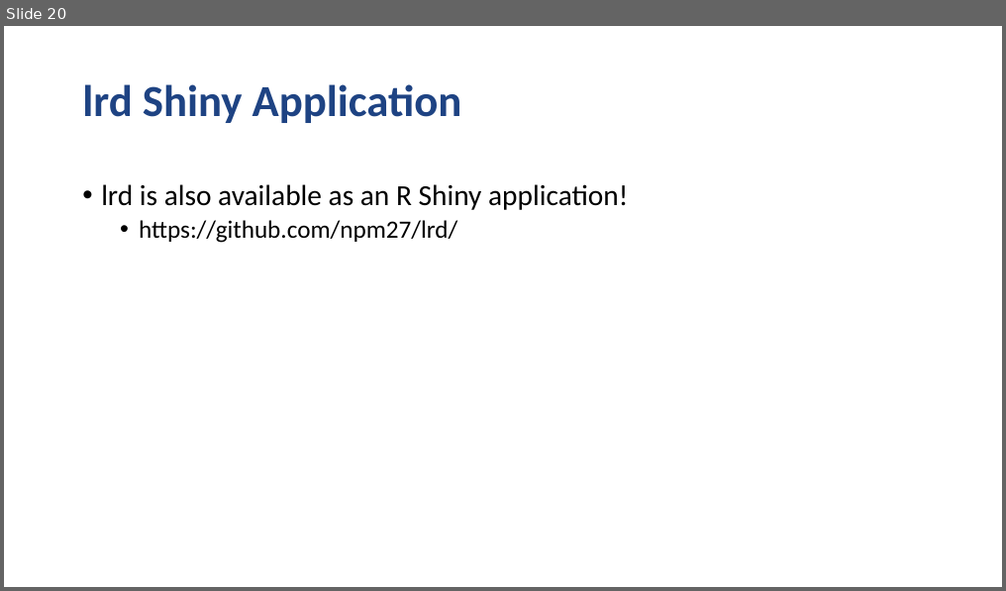
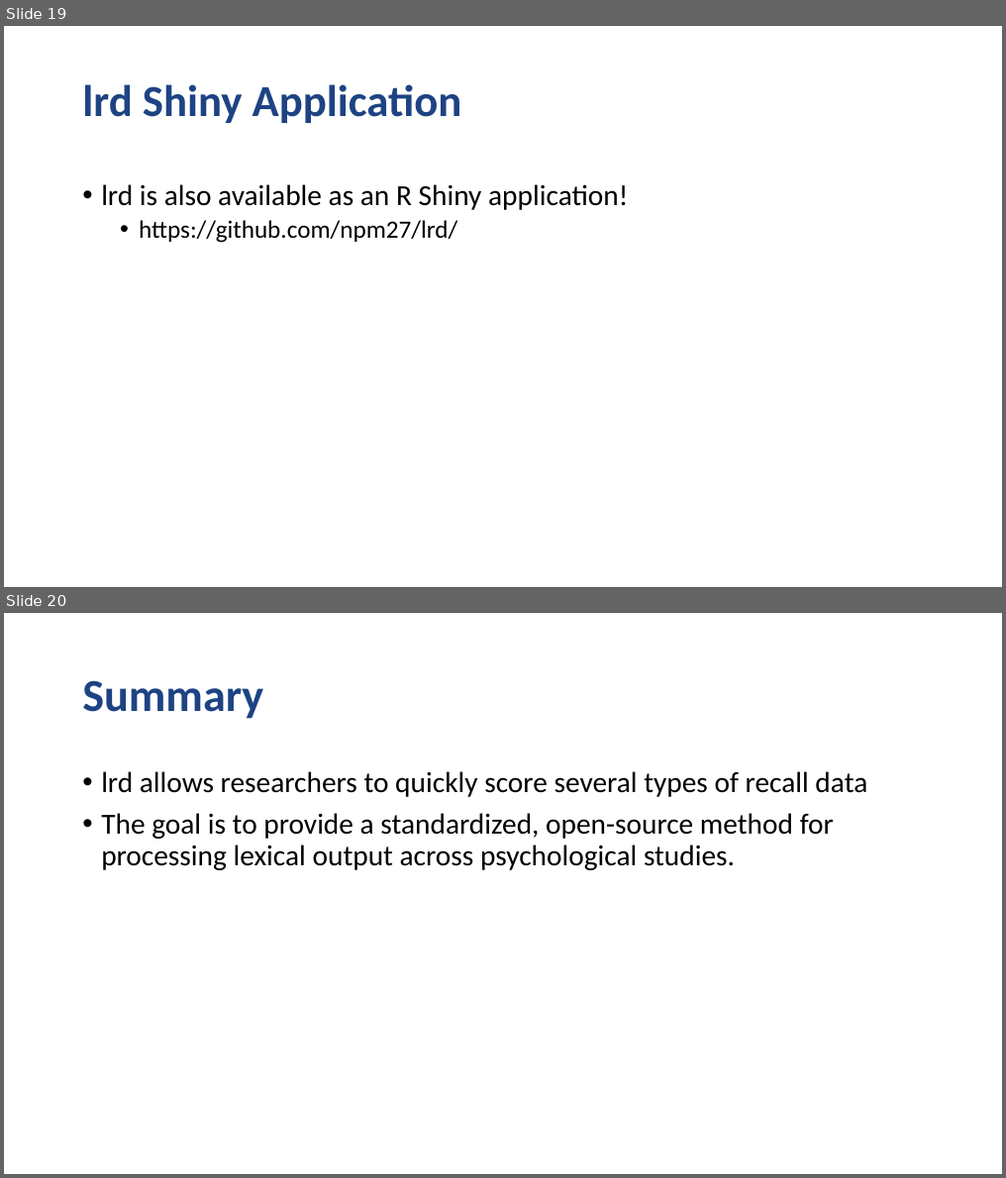
Before and after one commit to npm27/lrd-analysis, a slide deck: Presentations/SCiP 2020.pptx. Shown one above the other, each under a label of ours: slide 20 before the commit, slides 19 and 20 after it. The pictures are 1006x591 and 1006x1178 pixels, drawn with LibreOffice and Linux fonts; fonts in the diff are those of the drawing. Boxes give left, top, right and bottom in pixels: in the first picture for what was removed or moved away, otherwise in the second. Text is boxed around its words. In the diff, an @@ line names an element or a change of style, - is before the commit and + after.

```diff
--- a/Presentations/SCiP 2020.pptx
+++ b/Presentations/SCiP 2020.pptx
@@ slide 20 added at [4,613,1002,1174], background #FFFFFF @@
@@ title added at [82,680,263,719], 33 pt, text #1E4383, bold @@
+Summary
@@ text added at [101,771,867,870], 21 pt, text #000000 @@
+• lrd allows researchers to quickly score several types of recall data
+• The goal is to provide a standardized, open-source method for processing lexical output across psychological studies.
@@ what was slide 20 is now slide 19 @@
```
Also in this commit, not shown: 3 slides changed, 1 other slide added, 1 slide removed.
